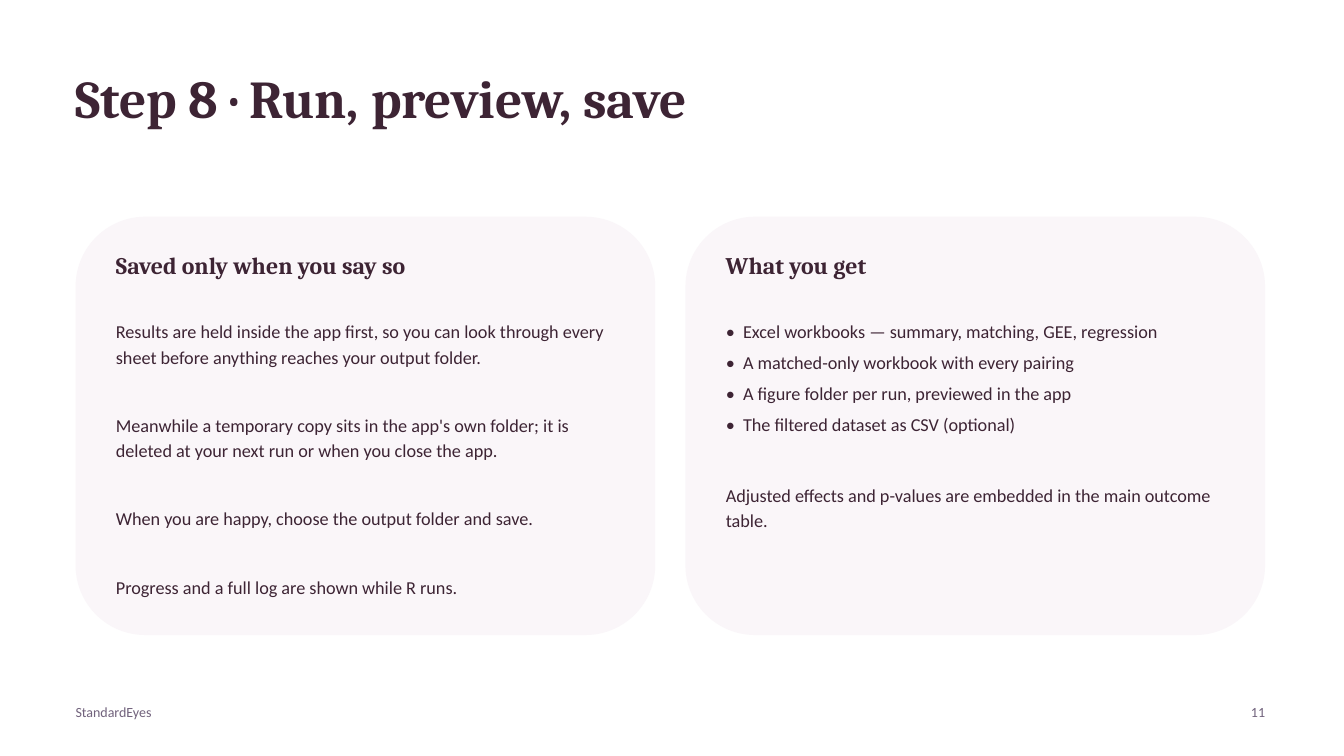
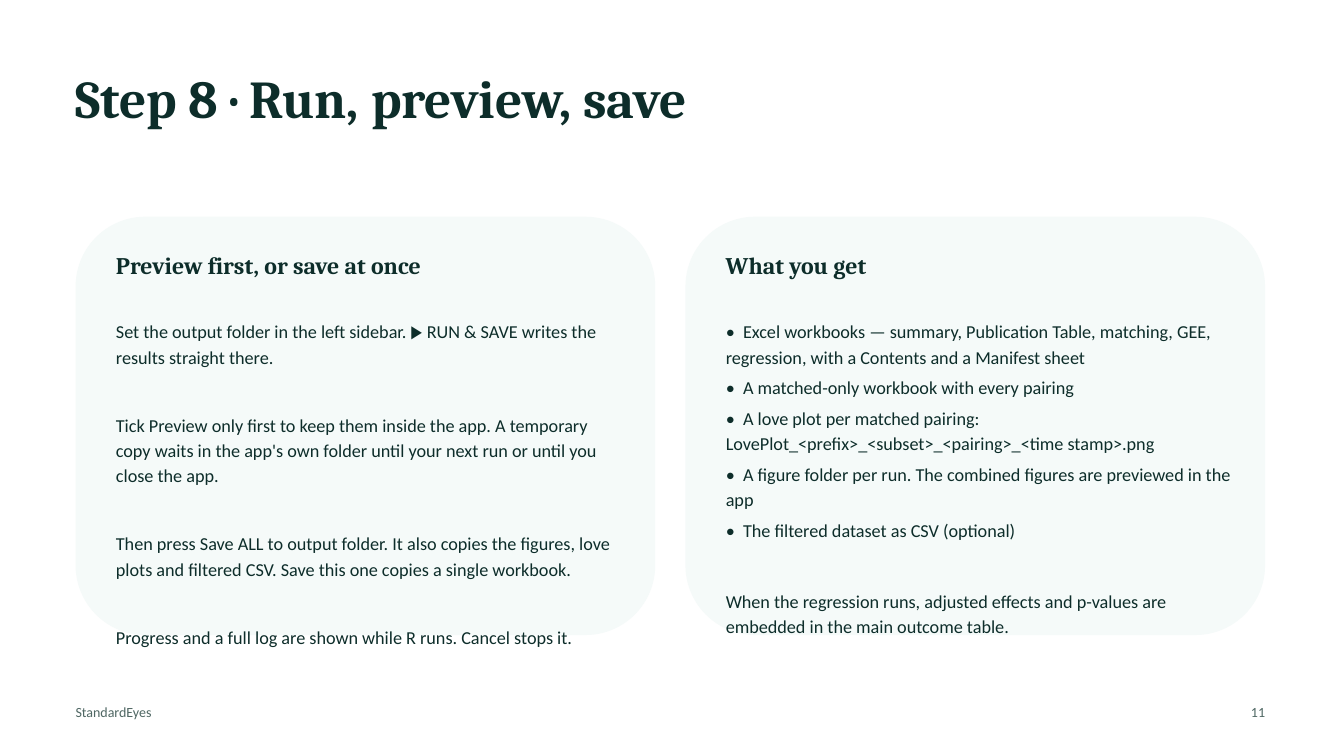
Before and after one commit to StandardEyes/standardeyes.github.io, a slide deck: slide 11 of User Manual - StandardEyes.pptx. Drawn at 1344x756 pixels with LibreOffice and Linux fonts; fonts in the diff are those of the drawing. Boxes give left, top, right and bottom in pixels: in the first picture for what was removed or moved away, otherwise in the second. Text is boxed around its words. In the diff, an @@ line names an element or a change of style, - is before the commit and + after.

```diff
--- a/User Manual - StandardEyes.pptx
+++ b/User Manual - StandardEyes.pptx
@@ text "Step 8 · Run, preview, ..." at [76, 81, 686, 129]: text colour #3D2434 to #0D2D2A @@
@@ rounded rectangle at [76, 217, 655, 635]: fill #FAF6F9 to #F5FAF9 @@
@@ rounded rectangle at [686, 217, 1265, 635]: fill #FAF6F9 to #F5FAF9 @@
@@ text at [116, 257, 421, 277]: text changed; text colour #3D2434 to #0D2D2A @@
-Saved only when you say so
+Preview first, or save at once
@@ text "What you get" at [726, 257, 866, 280]: text colour #3D2434 to #0D2D2A @@
@@ text at [116, 325, 610, 647]: text changed; text colour #3D2434 to #0D2D2A @@
-Results are held inside the app first, so you can look through every sheet before anything reaches your output folder.
-Meanwhile a temporary copy sits in the app's own folder; it is deleted at your next run or when you close the app.
-When you are happy, choose the output folder and save.
-Progress and a full log are shown while R runs.
+Set the output folder in the left sidebar. ▶ RUN & SAVE writes the results straight there.
+Tick Preview only first to keep them inside the app. A temporary copy waits in the app's own folder until your next run or until you close the app.
+Then press Save ALL to output folder. It also copies the figures, love plots and filtered CSV. Save this one copies a single workbook.
+Progress and a full log are shown while R runs. Cancel stops it.
@@ text at [726, 325, 1211, 367]: text changed; text colour #3D2434 to #0D2D2A @@
-• Excel workbooks — summary, matching, GEE, regression
+• Excel workbooks — summary, Publication Table, matching, GEE, regression, with a Contents and a Manifest sheet
@@ text at [743, 381, 1074, 540]: text colour #3D2434 to #0D2D2A in "• A matched-only workbook with every pairing", "• The filtered dataset as CSV (optional)" @@
@@ text at [726, 412, 1231, 509]: text changed; text colour #3D2434 to #0D2D2A @@
-• A figure folder per run, previewed in the app
+• A love plot per matched pairing: LovePlot_<prefix>_<subset>_<pairing>_<time stamp>.png
+• A figure folder per run. The combined figures are previewed in the app
@@ text at [726, 595, 1166, 611]: text changed; text colour #3D2434 to #0D2D2A @@
-Adjusted effects and p-values are embedded in the main outcome table.
+When the regression runs, adjusted effects and p-values are embedded in the main outcome table.
@@ text "StandardEyes" at [76, 707, 152, 719]: text colour #71627C to #4F6763 @@
@@ text "11" at [1251, 708, 1265, 717]: text colour #71627C to #4F6763 @@
```
Also in this commit, not shown: 13 other slides changed, 6 other files.
